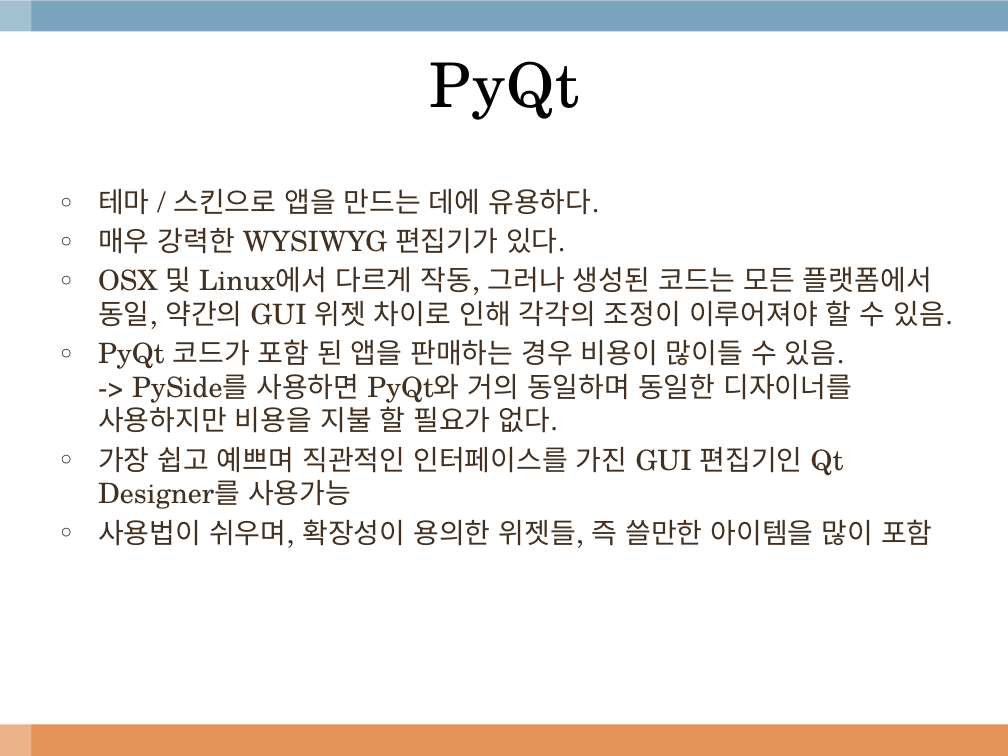
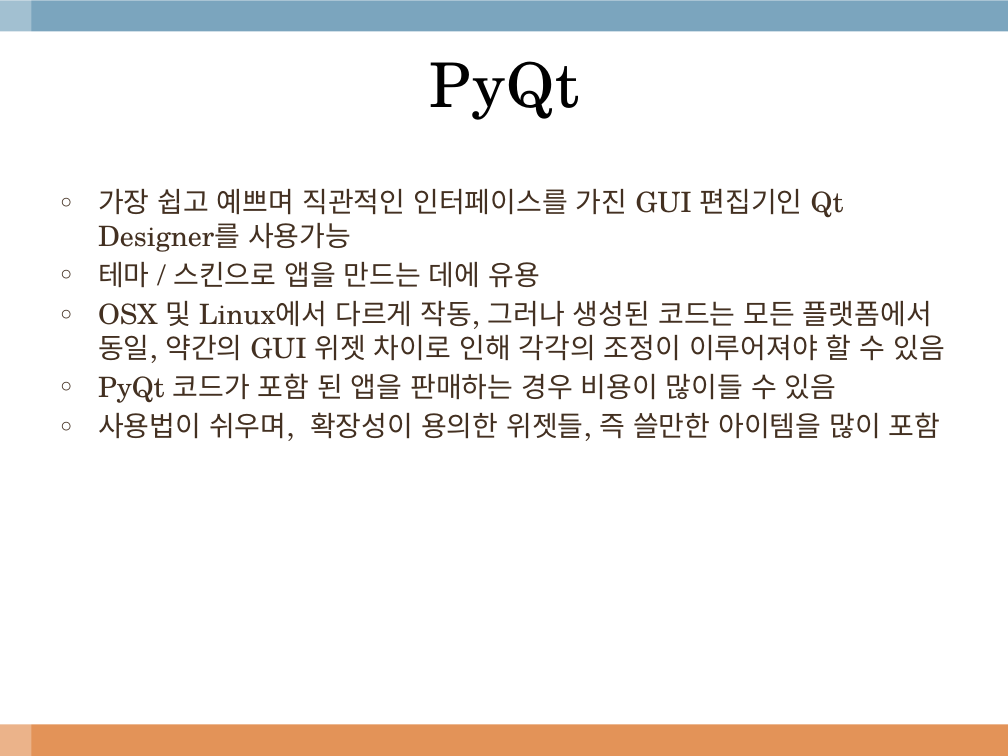
Before and after one commit to kimsungkyu0403/ConvertUnit, a slide deck: slide 5 of doc/Python GUI Frameworks.pptx. Drawn at 1008x756 pixels with LibreOffice and Linux fonts; fonts in the diff are those of the drawing; background and template pictures are left out. Boxes give left, top, right and bottom in pixels: in the first picture for what was removed or moved away, otherwise in the second. Text is boxed around its words. In the diff, an @@ line names an element or a change of style, - is before the commit and + after.

```diff
--- a/doc/Python GUI Frameworks.pptx
+++ b/doc/Python GUI Frameworks.pptx
@@ text at (98, 189, 953, 433): paragraphs removed @@
-○ 테마 / 스킨으로 앱을 만드는 데에 유용하다.
-○ 매우 강력한 WYSIWYG 편집기가 있다.
-○ OSX 및 Linux에서 다르게 작동, 그러나 생성된 코드는 모든 플랫폼에서 동일, 약간의 GUI 위젯 차이로 인해 각각의 조정이 이루어져야 할 수 있음.
-○ PyQt 코드가 포함 된 앱을 판매하는 경우 비용이 많이들 수 있음.
-  -> PySide를 사용하면 PyQt와 거의 동일하며 동일한 디자이너를 사용하지만 비용을 지불 할 필요가 없다.
@@ text at (98, 262, 945, 403): paragraphs added @@
+○ 테마 / 스킨으로 앱을 만드는 데에 유용
+○ OSX 및 Linux에서 다르게 작동, 그러나 생성된 코드는 모든 플랫폼에서 동일, 약간의 GUI 위젯 차이로 인해 각각의 조정이 이루어져야 할 수 있음
+○ PyQt 코드가 포함 된 앱을 판매하는 경우 비용이 많이들 수 있음
```
Also in this commit, not shown: 2 other slides changed.
